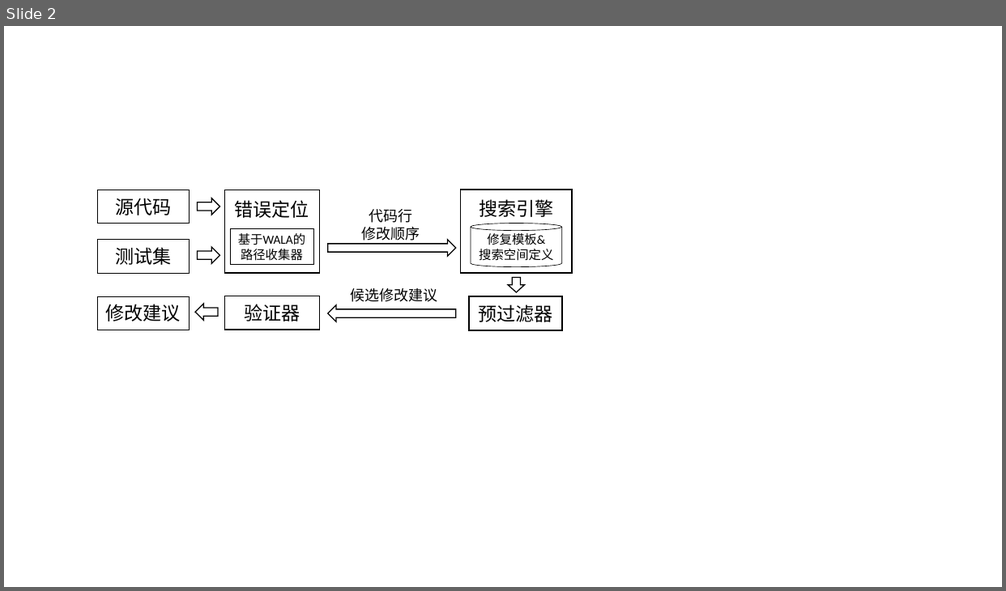
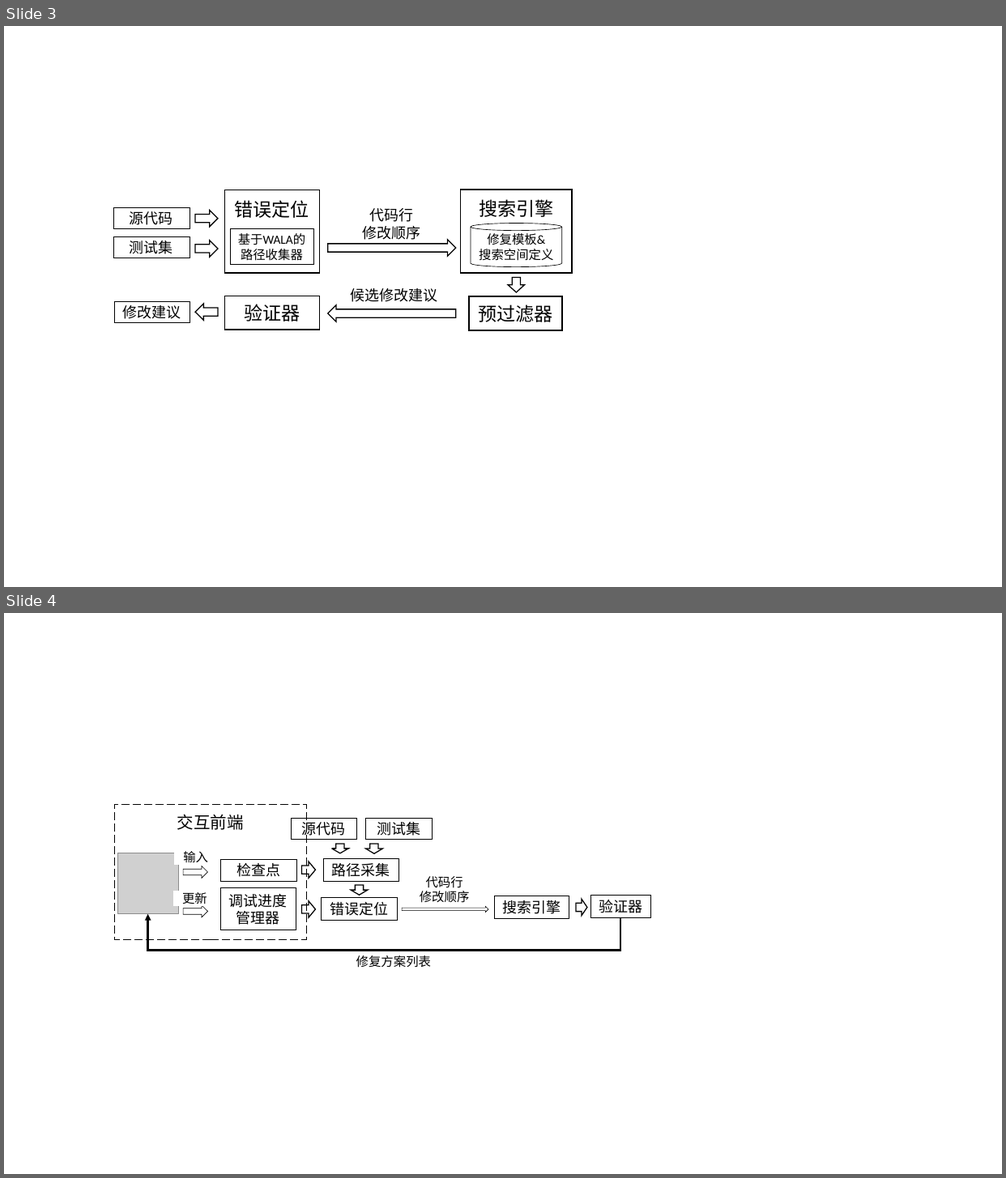
Before and after one commit to flowersbeyond/fanale, a slide deck: figures/研究思路.pptx. Shown one above the other, each under a label of ours: slide 2 before the commit, slides 3 and 4 after it. The pictures are 1006x591 and 1006x1178 pixels, drawn with LibreOffice and Linux fonts; fonts in the diff are those of the drawing; grey boxes stand for pictures. Boxes give left, top, right and bottom in pixels: in the first picture for what was removed or moved away, otherwise in the second. Text is boxed around its words. In the diff, an @@ line names an element or a change of style, - is before the commit and + after.

```diff
--- a/figures/研究思路.pptx
+++ b/figures/研究思路.pptx
@@ slide 4 added at bbox=[4, 613, 1002, 1174], background #FFFFFF @@
@@ group added at bbox=[114, 805, 651, 970]: 13 rectangles, 9 right arrows, 1 picture, 1 elbow arrow @@
+路径采集
+错误定位
+搜索引擎
+验证器
+代码行
+修改顺序
+检查点
+调试进度
+管理器
+测试集
+修复方案列表
+输入
+更新
+源代码
+交互前端
@@ what was slide 2 is now slide 3 @@
@@ slide 3 changed as well @@
@@ size 18 to 14 pt in 3 elements at bbox=[114, 301, 190, 322], bbox=[113, 237, 189, 258], bbox=[113, 208, 189, 228] @@
@@ rectangle "源代码": place and size @@
-rectangle "源代码" at bbox=[98, 190, 189, 224]
+rectangle "源代码" at bbox=[113, 208, 189, 228]
@@ right arrow: place and size @@
-right arrow at bbox=[197, 199, 219, 215]
+right arrow at bbox=[195, 210, 217, 227]
@@ rectangle "测试集": place and size @@
-rectangle "测试集" at bbox=[98, 239, 189, 273]
+rectangle "测试集" at bbox=[113, 237, 189, 258]
@@ right arrow: place and size @@
-right arrow at bbox=[197, 247, 219, 263]
+right arrow at bbox=[195, 240, 217, 257]
@@ rectangle "修改建议": place and size @@
-rectangle "修改建议" at bbox=[98, 297, 189, 330]
+rectangle "修改建议" at bbox=[114, 301, 190, 322]
```
Also in this commit, not shown: 1 other slide changed, 3 other slides added, 30 other files.
